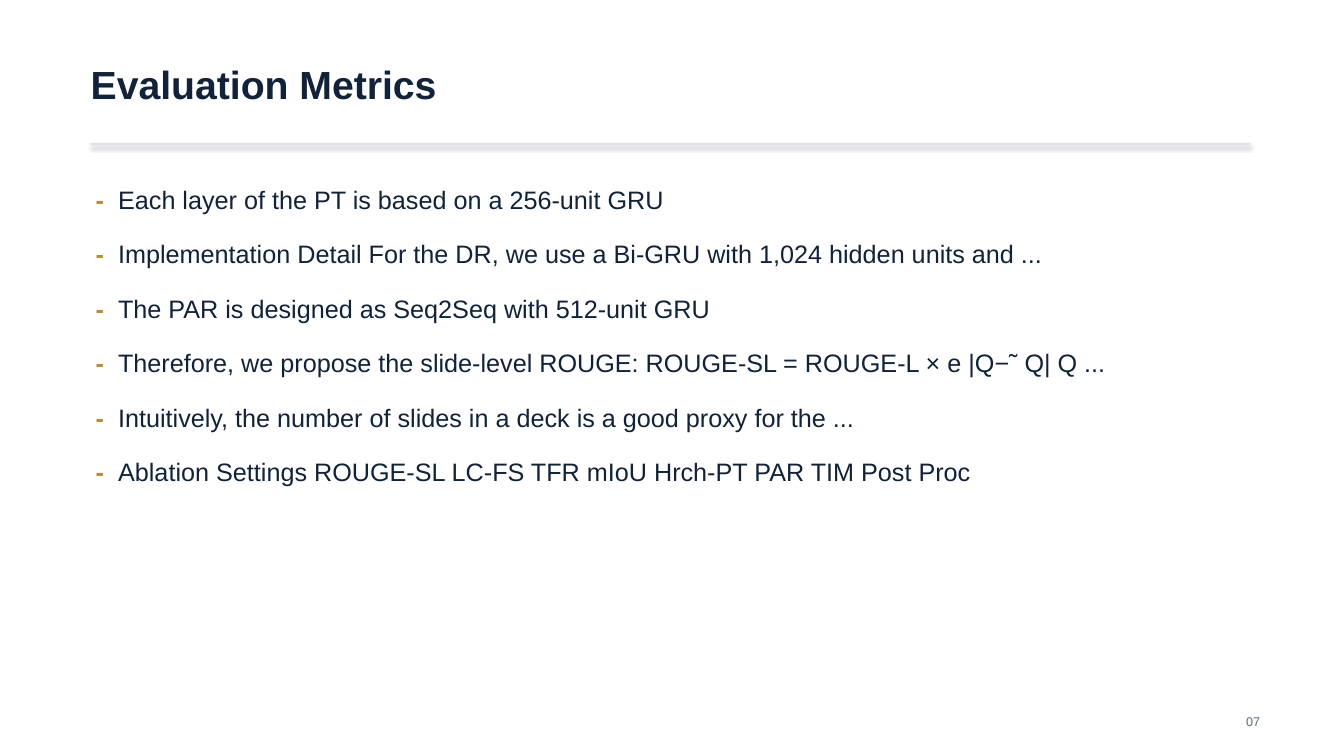
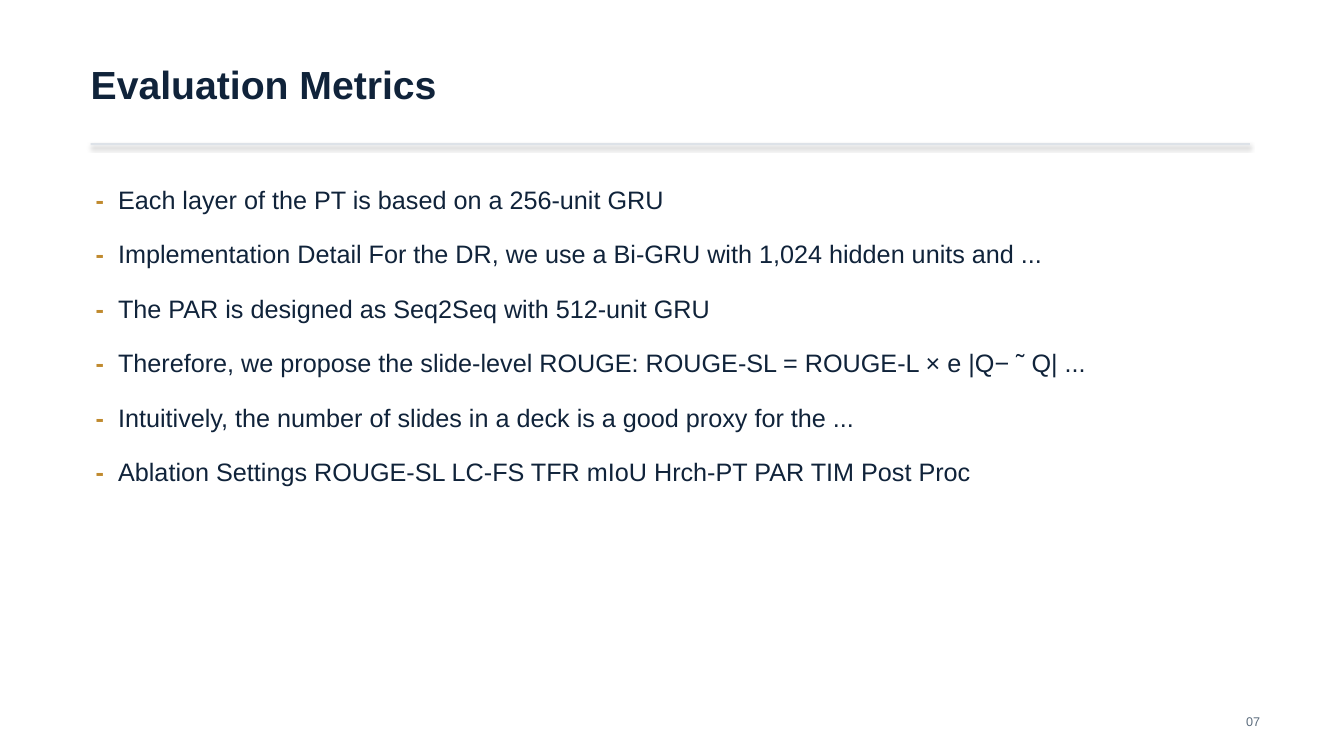
Before and after one commit to Mizuki0215/capstone-ppt-agent, a slide deck: slide 7 of out/DOC2PPT_2101.11796.pptx. Drawn at 1344x756 pixels with LibreOffice and Linux fonts; fonts in the diff are those of the drawing. Boxes give left, top, right and bottom in pixels: in the first picture for what was removed or moved away, otherwise in the second. Text is boxed around its words. In the diff, an @@ line names an element or a change of style, - is before the commit and + after.

```diff
--- a/out/DOC2PPT_2101.11796.pptx
+++ b/out/DOC2PPT_2101.11796.pptx
@@ text at box(118, 353, 1058, 378): text changed @@
-- Therefore, we propose the slide-level ROUGE: ROUGE-SL = ROUGE-L × e |Q−˜ Q| Q ...
+- Therefore, we propose the slide-level ROUGE: ROUGE-SL = ROUGE-L × e |Q− ˜ Q| ...
```
Also in this commit, not shown: 4 other slides changed, 10 other files.
